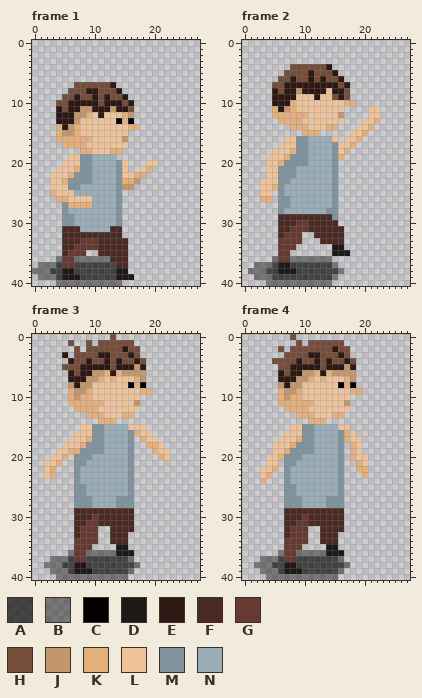
Pixel-art file -- res/aseprites/Kid Jump and Fall.aseprite. The picture above is the old version.
28x41 pixels, 6 frames. Pixels under 10% opacity are left out. Shown: frame 1, frame 2, frame 3, frame 4. The commit also changed other frames, which this record leaves out.
Visible layers, top first: "jump fall", "shadow".
Palette (. is transparent): A #000000a9  B #0000006b  C #000000  D #1e1919  E #2d1814  F #4c2a24  G #663931  H #764d3a  J #c4976a  K #e4af79  L #eec39a  M #80949f  N #9badb7
Pixels before, frame 1, first column x 0:
 7 .......HHHHHHE.......
 8 ......HHHEEHHHE......
 9 .....HHEHHEHEHHE.....
10 ....HHEEEEEHEEEHE....
11 ....EHEEJJEEEJEEH....
12 ....EEEJJKLELLLKJ....
13 ....EEEJLLLLLLCKC....
14 ....KEJKLLLLLLLLKK...
15 ....KJJKLLLLLLLL.....
16 ....KKKKKKLLLLLJ.....
17 .....KKKKLLLLLLL.....
18 ........KKLLLKK......
19 ......LLMMNNNN.......
20 .....LLLMMNNNNML...LL
21 ....LLLKMMNNNNML..LK.
22 ...LLLKMMMNNNNMLLKK..
23 ...LLKMMMMNNNNMKKJ...
24 ...LLLMMNNNNNNMJJ....
25 ...KLLLNNNNNNNM......
26 ....KKLLLLNNNNM......
27 .....MKKKKNNNNM......
28 .....MNNNNNNNNM......
29 .....MMNNNNNNNM......
30 .....MMNNNNNNNM......
31 .....FFFNNNNNFF......
32 .....FFFFFFFFFF......
33 .....FFFGGGFFFFF.....
34 .....FFGGGGFFFFF.....
35 .....FGGG..FFFFF.....
36 ....BGGBBBBBBFFF.....
37 .BBBAGGAAAAAAAFF.....
38 BBBAADDAAAAAAADD.....
39 .BBBADDDAAAAAADDD....
40 ....BBBBBBBBBBB......
Pixels before, frame 2, first column x 1:
 4 .......HHHHHHE........
 5 ......HHHHEHHHE.......
 6 .....HHEHHEHEHHE......
 7 ....HHEEEEEEEEEHE.....
 8 ....EHEEJEEEELEEH.....
 9 ....EEEELLLELLHEH.....
10 ....EEEKLLLLLLLLKK....
11 ....KEJKLLLLLLLL....LL
12 ....KKKKKKLLLLLJ....LL
13 .....KKKKLLLLLLL...LLK
14 .......KKKLLLKK...LLK.
15 .........KKK.....LLK..
16 ......LLMMNNNNL.LLK...
17 .....LLLMMNNNNMLLK....
18 ....LLLKMMNNNNMLK.....
19 ...LLLKMMMNNNNMK......
20 ...LLKMMMMNNNNM.......
21 ...LLMMMNNNNNNM.......
22 ...LLMMMNNNNNNM.......
23 ..LLLMMNNNNNNNM.......
24 ..LLKMNNNNNNNNM.......
25 ..LL.MNNNNNNNNM.......
26 ..KK.MMNNNNNNNM.......
27 .....MMNNNNNNNM.......
28 .....MNNNNNNNMM.......
29 .....FFFFFFFFFM.......
30 .....FFFGGFFFFF.......
31 .....FFGGGFFFFFF......
32 .....FGGG..FFFFF......
33 .....GGGG...FFFF......
34 .....GGG......DD......
35 .....GG.......DDD.....
36 ....BGGBBBBBBB........
37 .BBBADDAAAAAAAB.......
38 BBBAADDDAAAAAAAB......
39 .BBBAAAAAAAAAAB.......
40 ...BBBBBBBBBBB........
Pixels before, frame 3, first column x 2:
 0 ...........H.........
 1 ....H..H.HHHHHH......
 2 .....H.HHHHHHEHH.....
 3 ...E.HHHHEEHHHEH.....
 4 ....EHHEHHEHEHHEH....
 5 ...HHHEEEEEHEEEJE....
 6 ....EHEEJJKEKJJJJ....
 7 ....EEEJJKLKLLLKJ....
 8 ....JEJJLLLLLLCKC....
 9 ....KJJKLLLLLLLLKK...
10 ....KJKKLLLLLLLL.....
11 ....KKKKKKLLLLLJ.....
12 .....KKKKLLLLLLL.....
13 .......KKKLLLKK......
14 .........KKK.........
15 ......LLMMNNNNLLL....
16 .....LLLMMNNNNMKLL...
17 ....LLLKMMNNNNM.KLL..
18 ...LLLKMMMNNNNM..KKL.
19 ..LLKKMMMMNNNNM...KLL
20 .LLK.MMMNNNNNNM....KL
21 LLK..MMNNNNNNNM......
22 LK...MNNNNNNNNM......
23 LK...MNNNNNNNNM......
24 .....MNNNNNNNNM......
25 .....MMNNNNNNNM......
26 .....MMNNNNNNNM......
27 .....MMMNNNNMMM......
28 .....MMMNNNNMMM......
29 .....FFFFFFFFFF......
30 .....FFFGFFFFFF......
31 .....FFGGFFFFFF......
32 .....FGGG..FFFF......
33 .....FGGG..FFF.......
34 .....GGGG..FFF.......
35 .....GGG....DD.......
36 ....BGGBBBBBDDD......
37 .BBBAGGAAAAAAAB......
38 BBBAADDAAAAAAAAB.....
39 .BBBADDDAAAAAAB......
40 ..BBBBBBBBBBBB.......
Pixels before, frame 4, first column x 2:
 0 ......H............
 1 .......H.HHHHHH....
 2 ....H.HHHHHHHEHH...
 3 .....HHHHEEHHHEH...
 4 ...HHHHEHHEHEHHEH..
 5 ....HHEEEEEHEEEJE..
 6 ....EHEEJJKEKJJJJ..
 7 ....EEEJJKLKLLLKJ..
 8 ....JEJJLLLLLLCKC..
 9 ....KJJKLLLLLLLLKK.
10 ....KJKKLLLLLLLL...
11 ....KKKKKKLLLLLJ...
12 .....KKKKLLLLLLL...
13 .......KKKLLLKK....
14 .........KKK.......
15 ......LLMMNNNNLL...
16 .....LLLMMNNNNMKL..
17 ....LLLKMMNNNNMKLL.
18 ...LLLKMMMNNNNM.KL.
19 ...LLKMMMMNNNNM.KL.
20 ..LLKMMMNNNNNNM.KLL
21 ..LL.MMNNNNNNNM..KL
22 .LLK.MNNNNNNNNM..KK
23 .LK..MNNNNNNNNM...K
24 .K...MNNNNNNNNM....
25 .....MMNNNNNNNM....
26 .....MMNNNNNNNM....
27 .....MMMNNNNMMM....
28 .....MMMNNNNMMM....
29 .....FFFFFFFFFF....
30 .....FFFGFFFFFF....
31 .....FFGGFFFFFF....
32 .....FGGG..FFFF....
33 .....FGGG..FFF.....
34 .....GGGG..FFF.....
35 .....GGG....DD.....
36 ....BGGBBBBBDDD....
37 .BBBAGGAAAAAAAB....
38 BBBAADDAAAAAAAAB...
39 .BBBADDDAAAAAAB....
40 ..BBBBBBBBBBBB.....
And afterwards:
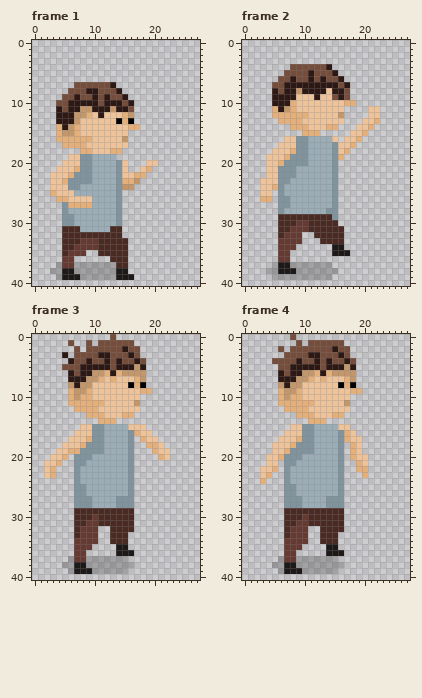
Edits made:
{"colour":"A","old":"#000000a9","new":"#00000036"}
{"where": "frame 1, layer \"shadow\""}
{"frame":1,"y":36,"x":4,"old":"B","new":"."}
{"frame":1,"y":36,"x":7,"old":"BBBBBB","new":"......"}
{"frame":1,"y":37,"x":1,"old":"BBB","new":"..."}
{"frame":1,"y":38,"x":0,"old":"BBB","new":"..."}
{"frame":1,"y":39,"x":1,"old":"BBB","new":"..."}
{"frame":1,"y":40,"x":4,"old":"BBBBBBBBBBB","new":"..........."}
{"where": "frame 2, layer \"shadow\""}
{"frame":2,"y":36,"x":5,"old":"B","new":"."}
{"frame":2,"y":36,"x":8,"old":"BBBBBBB","new":"......."}
{"frame":2,"y":37,"x":2,"old":"BBB","new":"..."}
{"frame":2,"y":37,"x":15,"old":"B","new":"."}
{"frame":2,"y":38,"x":1,"old":"BBB","new":"..."}
{"frame":2,"y":38,"x":16,"old":"B","new":"."}
{"frame":2,"y":39,"x":2,"old":"BBB","new":"..."}
{"frame":2,"y":39,"x":15,"old":"B","new":"."}
{"frame":2,"y":40,"x":4,"old":"BBBBBBBBBBB","new":"..........."}
{"where": "frame 3, layer \"shadow\""}
{"frame":3,"y":36,"x":6,"old":"B","new":"."}
{"frame":3,"y":36,"x":9,"old":"BBBBB","new":"....."}
{"frame":3,"y":37,"x":3,"old":"BBB","new":"..."}
{"frame":3,"y":37,"x":16,"old":"B","new":"."}
{"frame":3,"y":38,"x":2,"old":"BBB","new":"..."}
{"frame":3,"y":38,"x":17,"old":"B","new":"."}
{"frame":3,"y":39,"x":3,"old":"BBB","new":"..."}
{"frame":3,"y":39,"x":16,"old":"B","new":"."}
{"frame":3,"y":40,"x":4,"old":"BBBBBBBBBBBB","new":"............"}
{"where": "frame 4, layer \"shadow\""}
{"frame":4,"y":36,"x":6,"old":"B","new":"."}
{"frame":4,"y":36,"x":9,"old":"BBBBB","new":"....."}
{"frame":4,"y":37,"x":3,"old":"BBB","new":"..."}
{"frame":4,"y":37,"x":16,"old":"B","new":"."}
{"frame":4,"y":38,"x":2,"old":"BBB","new":"..."}
{"frame":4,"y":38,"x":17,"old":"B","new":"."}
{"frame":4,"y":39,"x":3,"old":"BBB","new":"..."}
{"frame":4,"y":39,"x":16,"old":"B","new":"."}
{"frame":4,"y":40,"x":4,"old":"BBBBBBBBBBBB","new":"............"}
